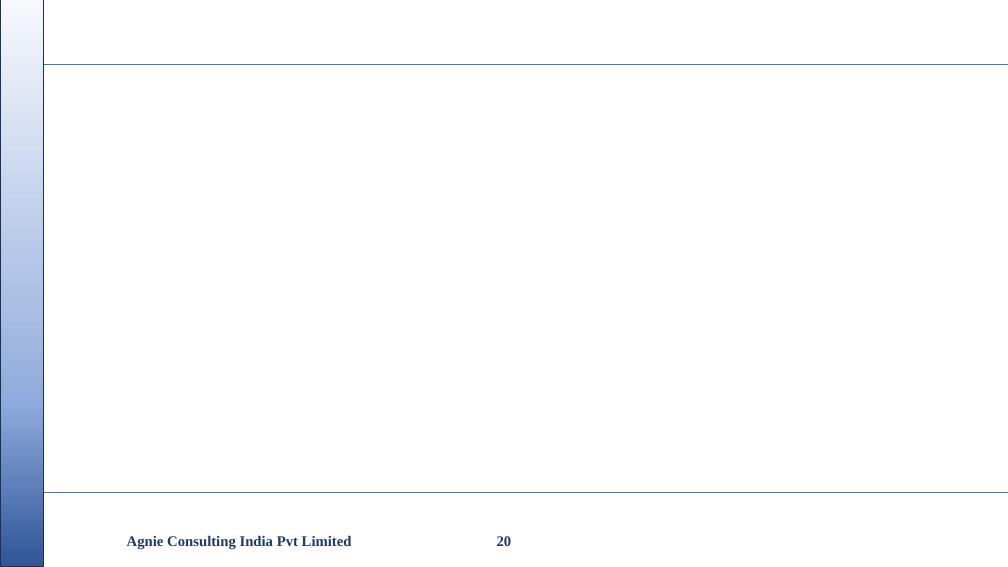
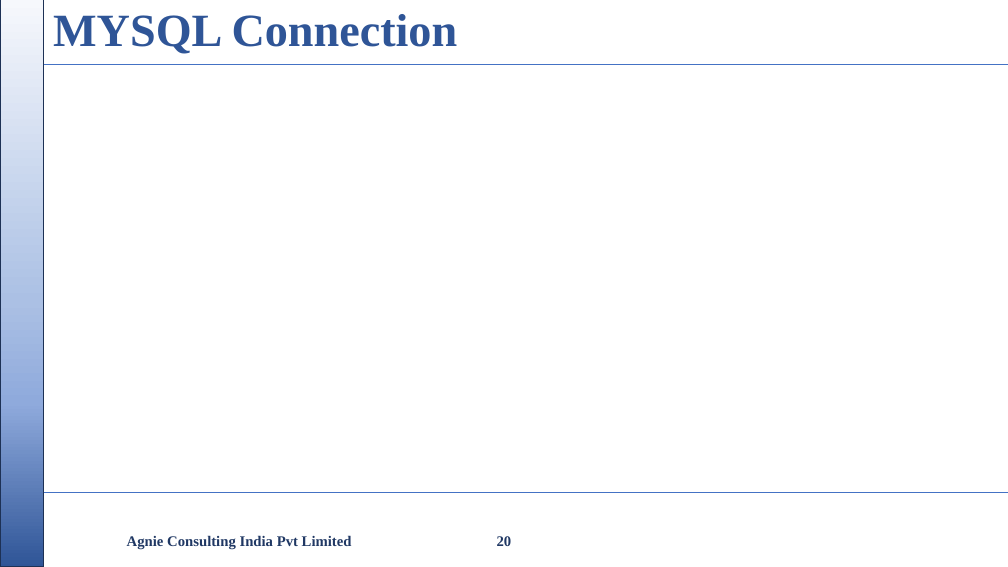
Before and after one commit to nikishdaniel1-del/Python-Cls, a slide deck: slide 20 of python class/Python Class.pptx. Drawn at 1008x567 pixels with LibreOffice and Linux fonts; fonts in the diff are those of the drawing; background and template pictures are left out. Boxes give left, top, right and bottom in pixels: in the first picture for what was removed or moved away, otherwise in the second. Text is boxed around its words. In the diff, an @@ line names an element or a change of style, - is before the commit and + after.

```diff
--- a/python class/Python Class.pptx
+++ b/python class/Python Class.pptx
@@ title added at [53,14,458,54], 44 pt, text #2F5597, bold @@
+MYSQL Connection
```
Also in this commit, not shown: 3 other slides changed, 13 slides added, 2 other files.
